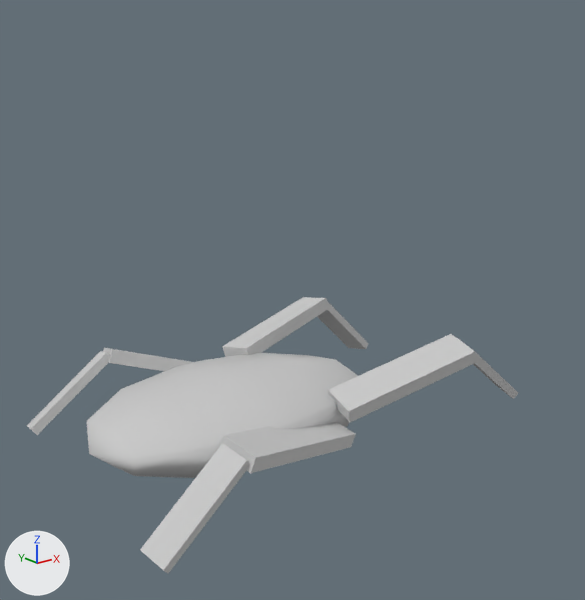
Two versions of the FBX model I  am not Alone/Assets/Prefab/model/Zombie/ghostnew.FBX, one commit apart.
Both versions are drawn from a camera (50 mm lens) standing at (5.548, -3.036, 0.658) and looking at (6.477, -1.875, 0.194). The axes (+X, +Y, +Z) are drawn at lower left. The lights are the same throughout. Both versions are drawn at frame 148 of the action 'Take 001'; the numbers are the values there.

The first picture shows 'body', 'leg', 'leg.001', 'leg.002', 'leg.003'.
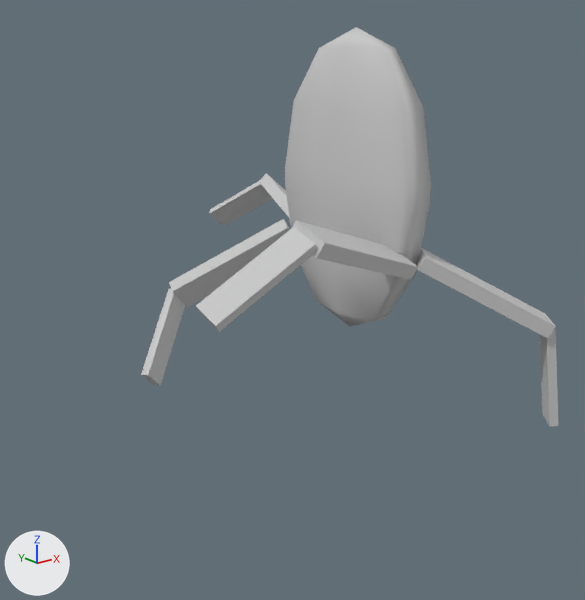
ob_ghostdog is not drawn itself; it is the parent of ob_ghost.

Where the change shows, as pixel boxes [x1, y1, x2, y2] in the pictures (585 x 600 px):
'body', moved, turned: before [87, 353, 358, 478]; after [285, 27, 431, 326]
'leg.002', turned, moved: before [140, 422, 356, 574]; after [196, 220, 418, 332]
'leg.003', moved, turned: before [328, 334, 518, 422]; after [416, 248, 558, 427]
'leg.001', moved, turned: before [27, 348, 195, 435]; after [141, 219, 290, 385]
'leg', turned, moved: before [222, 297, 368, 357]; after [209, 173, 289, 226]

Diff of the bpy script that builds the scene:
```diff
--- a/I  am not Alone/Assets/Prefab/model/Zombie/ghostnew.FBX.py
+++ b/I  am not Alone/Assets/Prefab/model/Zombie/ghostnew.FBX.py
@@ ob_leg_002 @@
 ob_leg_002.location = (-1.041, -6.593, 6.681)
-ob_leg_002.rotation_euler = (0.279, -0.167, 1.368)  # degrees (16, -9.6, 78)
+ob_leg_002.rotation_euler = (-1.218, -0.354, 1.607)  # degrees (-70, -20, 92)
@@ ob_leg @@
 ob_leg.location = (1.041, 5.873, 6.681)
-ob_leg.rotation_euler = (-2.95, 0.184, -1.384)  # degrees (-169, 11, -79)
+ob_leg.rotation_euler = (-1.327, 0.726, -0.191)  # degrees (-76, 42, -11)
@@ ob_leg_003 @@
 ob_leg_003.location = (0.878, -6.593, 6.681)
-ob_leg_003.rotation_euler = (0.279, -0.167, -1.773)  # degrees (16, -9.6, -102)
+ob_leg_003.rotation_euler = (1.085, 0.0134, -2.275)  # degrees (62, 0.8, -130)
 ob_leg_003.scale = (-1.0, -1.0, -1.0)
@@ ob_ghostdog @@
 ob_ghostdog = bpy.data.objects.new('ghostDog', None)
-ob_ghostdog.location = (6.6, -1.896, 0.358)
+ob_ghostdog.location = (6.6, -1.896, 0.315)
 ob_ghostdog.scale = (0.0254, 0.0254, 0.0254)
@@ ob_body @@
 ob_body.parent = ob_ghost
-ob_body.location = (-0.456, -12.98, -0.1)
-ob_body.rotation_euler = (-3.142, 0.0, 1.571)  # degrees (-180, 0, 90)
+ob_body.location = (-0.456, -7.575, -0.1)
+ob_body.rotation_euler = (-1.571, -1.571, 0.0)  # degrees (-90, -90, 0)
 ob_body.scale = (0.335, 1.0, 1.39)
@@ ob_leg_001 @@
 ob_leg_001.location = (-0.895, 5.873, 6.681)
-ob_leg_001.rotation_euler = (0.378, 2.944, -1.281)  # degrees (22, 169, -73)
+ob_leg_001.rotation_euler = (0.845, 0.763, 0.411)  # degrees (48, 44, 24)
 ob_leg_001.scale = (-1.0, -1.0, -1.0)
```
